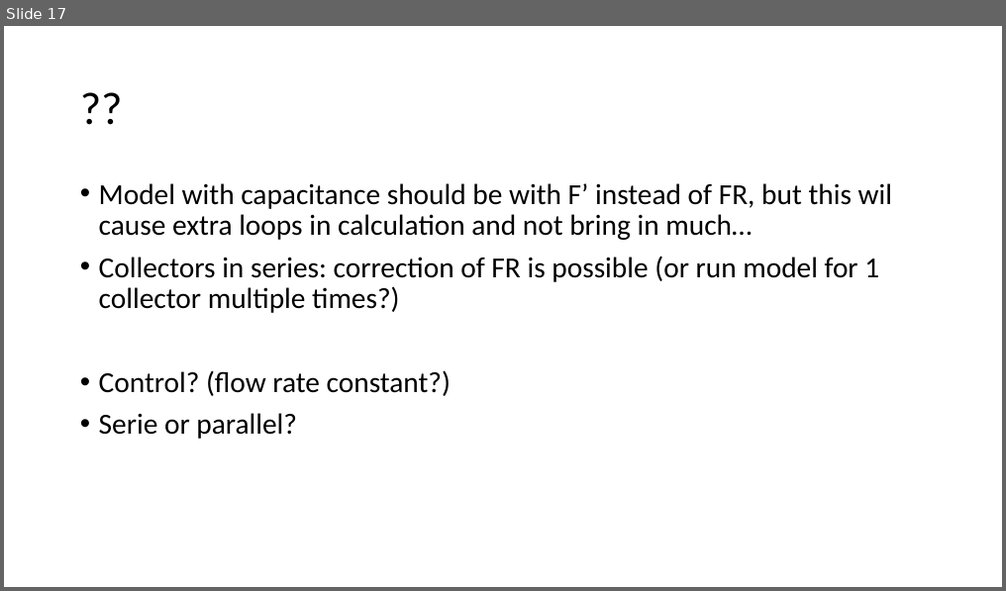
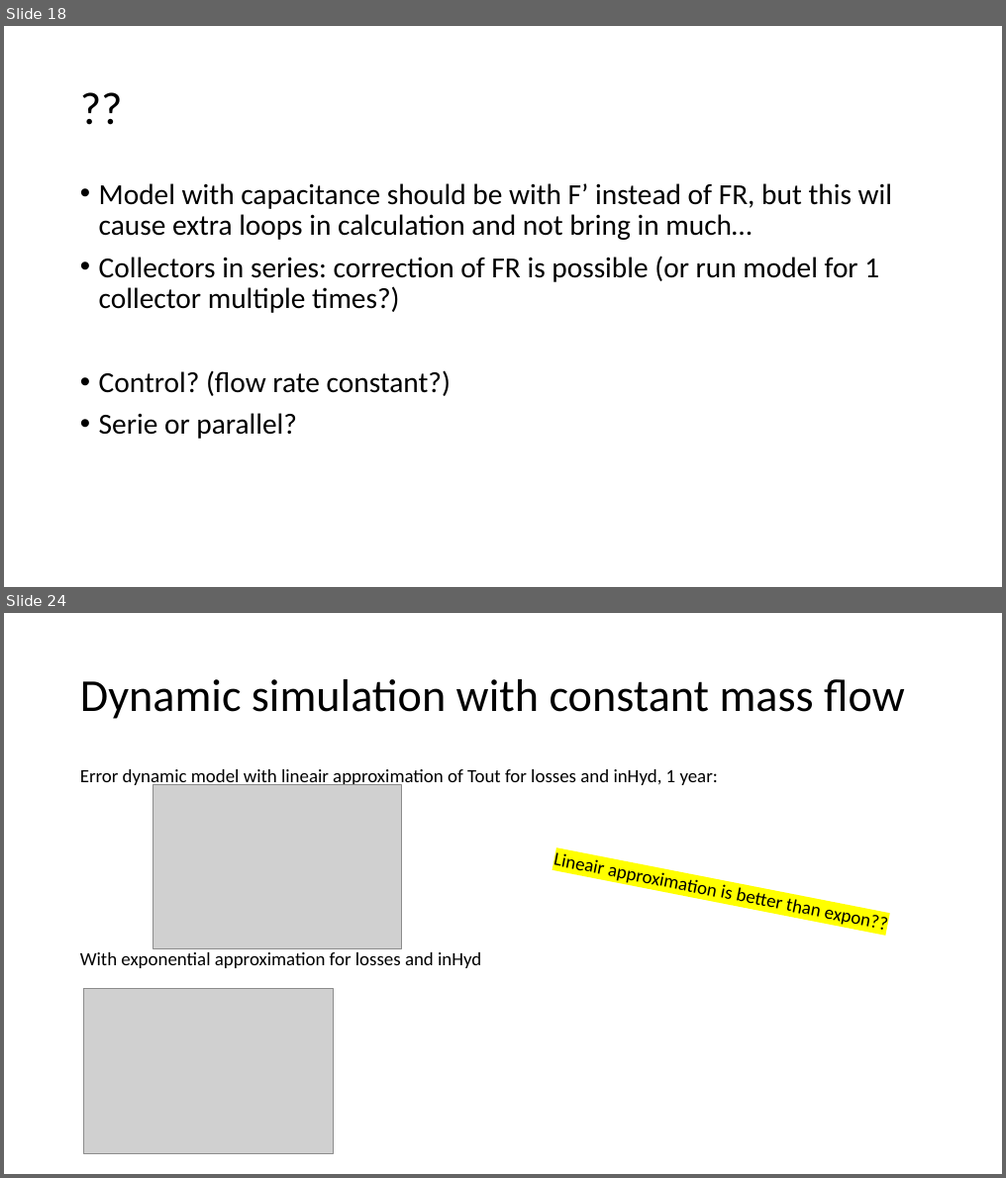
Before and after one commit to MargotDePauw/TETRA-warmtenetten, a slide deck: model zonnecollector/achtergrond/Solar collector.pptx. Shown one above the other, each under a label of ours: slide 17 before the commit, slides 18 and 24 after it; the slides between them are not shown. The pictures are 1006x591 and 1006x1178 pixels, drawn with LibreOffice and Linux fonts; fonts in the diff are those of the drawing; grey boxes stand for pictures. Boxes give left, top, right and bottom in pixels: in the first picture for what was removed or moved away, otherwise in the second. Text is boxed around its words. In the diff, an @@ line names an element or a change of style, - is before the commit and + after.

Commit message:
model zonnecollector gevalideerd met trnsys en energiebalans

```diff
--- a/model zonnecollector/achtergrond/Solar collector.pptx
+++ b/model zonnecollector/achtergrond/Solar collector.pptx
@@ slide 24 added at [4, 613, 1002, 1174], background #FFFFFF @@
@@ title added at [80, 679, 905, 719], 44 pt, text #000000 @@
+Dynamic simulation with constant mass flow
@@ text added at [80, 769, 718, 968], 18 pt, text #000000 @@
+Error dynamic model with lineair approximation of Tout for losses and inHyd, 1 year:
+With exponential approximation for losses and inHyd
@@ picture added at [152, 785, 401, 950] @@
@@ text added at [281, 769, 878, 931], 18 pt, text #000000 @@
+Lineair approximation is better than expon??
@@ picture added at [83, 989, 333, 1154] @@
@@ what was slide 17 is now slide 18 @@
```
Also in this commit, not shown: 13 other slides added, 5 other files.
